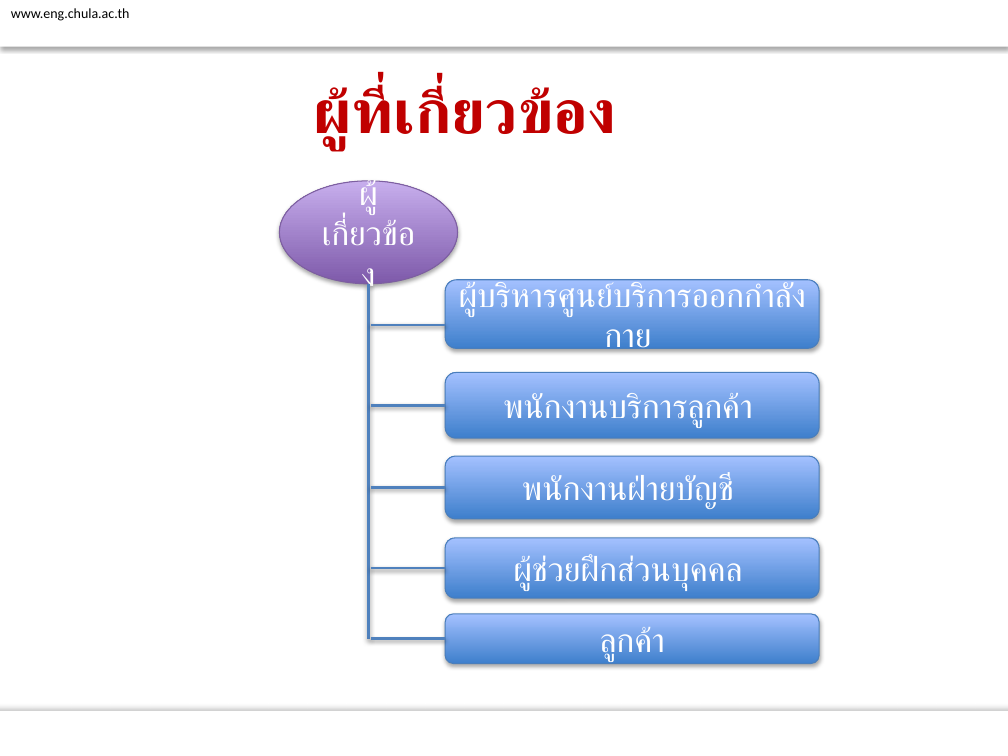
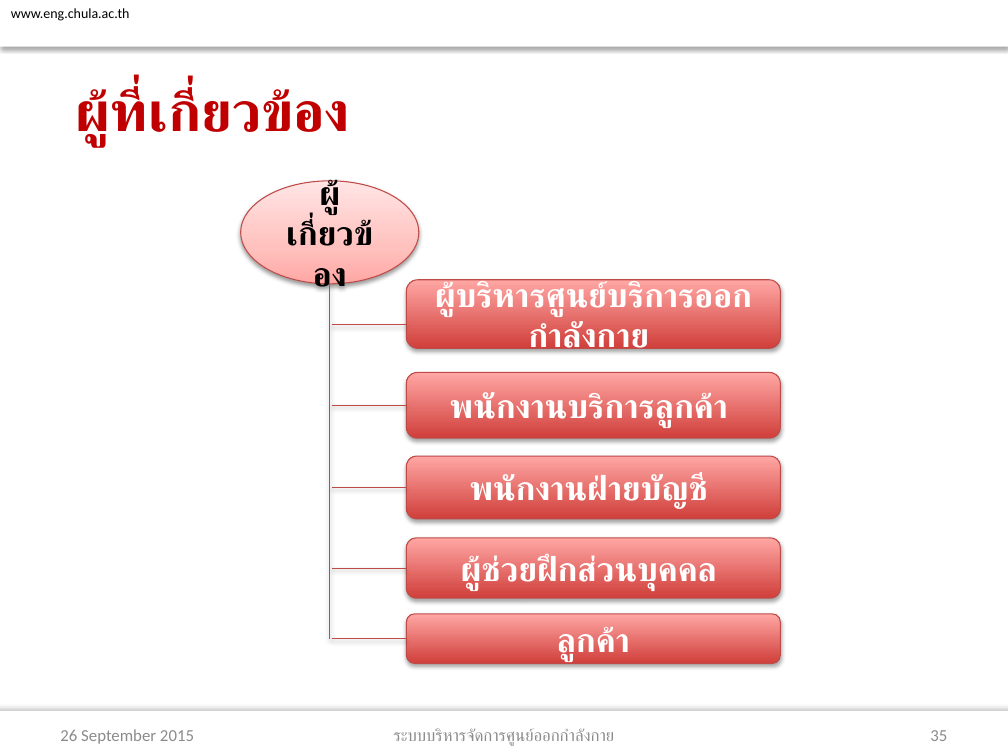
Before and after one commit to atadeesom/BubbleBeeDoc, a slide deck: slide 35 of Proposal/Final/Presentation R1.pptx (slide 34 before the commit). Drawn at 1008x756 pixels with LibreOffice and Linux fonts; fonts in the diff are those of the drawing; background and template pictures are left out. Boxes give left, top, right and bottom in pixels: in the first picture for what was removed or moved away, otherwise in the second. Text is boxed around its words. In the diff, an @@ line names an element or a change of style, - is before the commit and + after.

```diff
--- a/Proposal/Final/Presentation R1.pptx
+++ b/Proposal/Final/Presentation R1.pptx
@@ title "ผู้ที่เกี่ยวข้อง" at [76, 87, 350, 146]: size 44 to 40 pt, font Calibri to Lato; alignment centre to left @@
@@ ellipse "ผู้เกี่ยวข้อง" at [241, 180, 419, 283]: font Calibri to Lato, text colour #FFFFFF to #000000, bold on; fill gradient #7F5BAB to #C8B0ED to gradient #FFA6A5 to #FFC0BF to #FFE7E7; outline #7D60A0 0.75 pt to #BF4C48 0.75 pt; shadow changed @@
@@ line (330, 284) - (330, 639): stroke #4F81BD 2 pt to #BF4C48 0.75 pt @@
@@ line (332, 325) - (406, 325): stroke #4F81BD 2 pt to #BF4C48 0.75 pt @@
@@ line (332, 405) - (406, 405): stroke #4F81BD 2 pt to #BF4C48 0.75 pt @@
@@ line (332, 488) - (406, 488): stroke #4F81BD 2 pt to #BF4C48 0.75 pt @@
@@ line (332, 569) - (406, 569): stroke #4F81BD 2 pt to #BF4C48 0.75 pt @@
@@ font Calibri to Lato, bold on; fill gradient #3F80CE to #A4C4FF to gradient #D1403C to #FFA6A5; outline #4B7EBC 0.75 pt to #BF4C48 0.75 pt in 5 elements at [406, 280, 780, 349], [406, 373, 780, 438], [406, 456, 780, 518], [406, 538, 780, 599], [406, 614, 780, 663] @@
@@ 6 lines, 5 rounded rectangles, 1 ellipse: place and size @@
-6 lines, 5 rounded rectangles, 1 ellipse at [279, 180, 820, 663]
+6 lines, 5 rounded rectangles, 1 ellipse at [241, 180, 780, 663]
@@ line (332, 639) - (406, 639): stroke #4F81BD 2 pt to #BF4C48 0.75 pt @@
@@ text added at [60, 729, 194, 744], 12 pt, text #8C8C8C @@
+26 September 2015
@@ text added at [394, 728, 615, 746], 12 pt, text #8C8C8C @@
+ระบบบริหารจัดการศูนย์ออกกำลังกาย
@@ page number added at [930, 730, 947, 741], 12 pt, text #8C8C8C @@
+35
```
Also in this commit, not shown: 29 other slides changed, 6 slides added, 6 slides removed.
